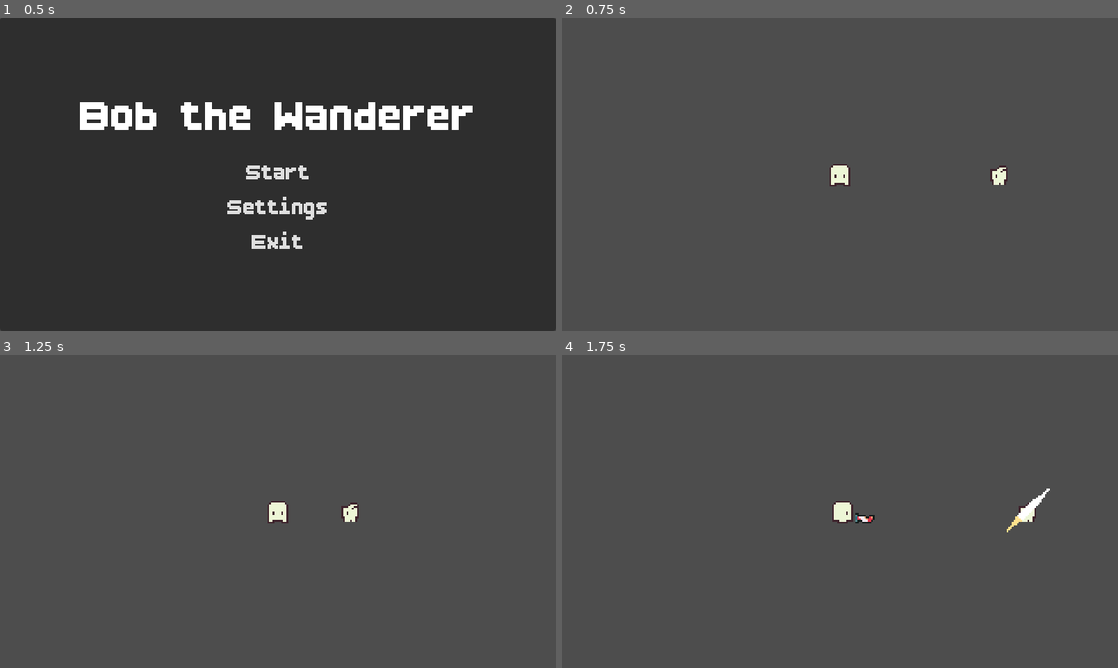
Above: before the commit, frames 1-4 (two rows, left to right).
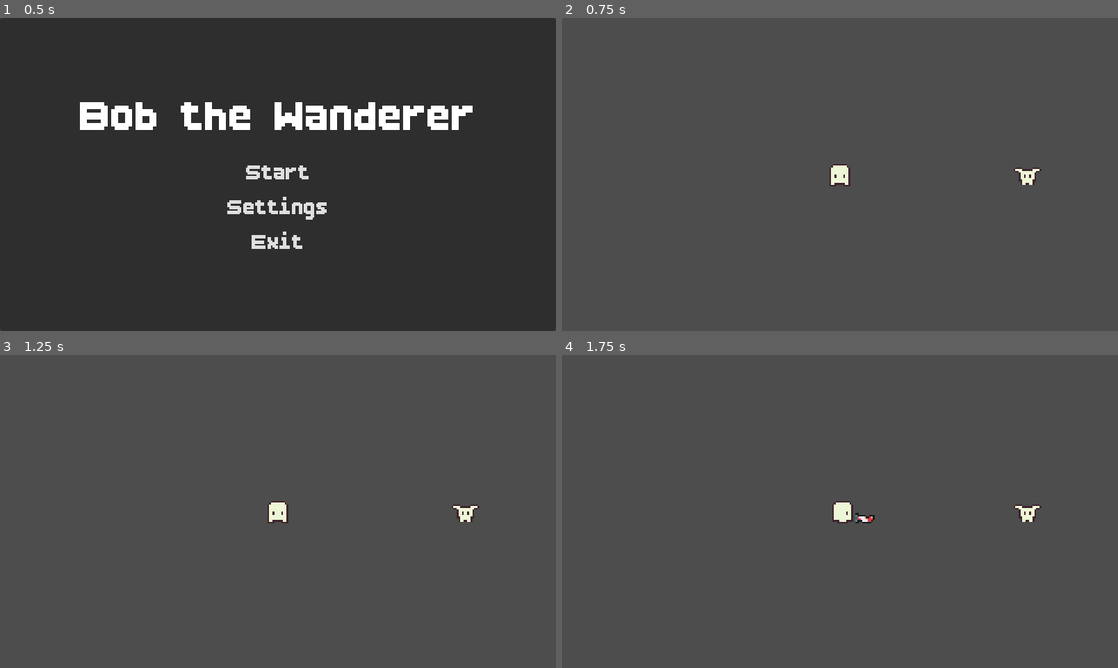
Above: after the commit, the same moments.

Repository: yncynotdev/bob-the-wanderer
Game: Godot game, scene res://main_scene.tscn
Two runs of this game, one before a commit and one after it. Both use one fixed random seed, a clock stepped at 60 frames per second and the inputs below.
Inputs:
- Up to frame 1 (0.5 s): no input
- Up to frame 2 (0.75 s): click "Start" at 0.5 s
- Up to frame 3 (1.25 s): no input
- Up to frame 4 (1.75 s): hold D (right) from 1.28 s (still down); hold Space (attack) from 1.28 s (still down)

Frame 1 is identical in both runs. In frame 2, 0.4% of the frame differs, in the area x 77-87%, y 47-54%; in frame 3, 0.4%; in frame 4, 0.2%.

Commit message:
implement: hit state of enemy

Diff:
--- a/entities/enemy/goblin/goblin.tscn
+++ b/entities/enemy/goblin/goblin.tscn
@@ -195,7 +195,7 @@
 size = Vector2(12, 12)
 
 [sub_resource type="RectangleShape2D" id="RectangleShape2D_qr8xl"]
-size = Vector2(12, 12)
+size = Vector2(16, 12)
 
 [node name="Goblin" unique_id=2147005555 instance=ExtResource("1_p1lxi")]
 status = ExtResource("2_4f7s6")
@@ -208,7 +208,10 @@
 [node name="CollisionShape2D" parent="." index="2" unique_id=475166942]
 shape = SubResource("CapsuleShape2D_qr8xl")
 
-[node name="CollisionShape2D" parent="Hitbox" parent_id_path=PackedInt32Array(1935515335) index="0" unique_id=864603550]
+[node name="Hitbox" parent="." index="3" unique_id=1935515335]
+visible = false
+
+[node name="CollisionShape2D" parent="Hitbox" index="0" unique_id=864603550]
 position = Vector2(0, 1)
 shape = SubResource("RectangleShape2D_iw8sg")
 
--- a/entities/player/script/player.gd
+++ b/entities/player/script/player.gd
@@ -6,6 +6,8 @@
 @onready var health_component = $HealthComponent
 
 @onready var sprite: AnimatedSprite2D = $AnimatedSprite2D
+
+@onready var hurtbox_collision = $Hurtbox/CollisionShape2D
 
 @onready var hurt_sfx: AudioStreamPlayer2D = $HurtSFX
 
@@ -163,9 +165,12 @@
 
 
 func state_hit() -> void:
+	hurtbox_collision.disabled = true
+
 	animation_direction("hit")
 
 	if !is_hit:
+		hurtbox_collision.disabled = false
 		change_state(State.MOVE)
 
 
--- a/shared/enemy/enemy_base.gd
+++ b/shared/enemy/enemy_base.gd
@@ -3,16 +3,23 @@
 
 @export var status: Status
 
+@export var can_knockback: bool = true
 @export var knockback_power: float = 500.0
 
 @onready var health_component = $HealthComponent
 
 @onready var hitbox = $Hitbox
 
+@onready var hurtbox_collision = $Hurtbox/CollisionShape2D
+
 @onready var sprite = $AnimatedSprite2D
+
 @onready var hit_fx = $HitFX
 
 @onready var hurt_sfx: AudioStreamPlayer2D = $HurtSFX
+
+@onready var hurt_duration: Timer = $HurtDuration
+@export var hurt_duration_time: float = 2.0
 
 @onready var player = get_tree().get_first_node_in_group("player")
 
@@ -28,7 +35,7 @@
 
 var is_hit: bool = false
 
-var current_state = State.MOVE
+var current_state = State.IDLE
 
 
 func change_state(new_state: State) -> void:
@@ -65,6 +72,8 @@
 func state_idle() -> void:
 	velocity = Vector2.ZERO
 
+	animation_direction('idle')
+
 	move_and_slide()
 
 	if is_hit:
@@ -84,7 +93,12 @@
 
 
 func state_hit() -> void:
+	hurtbox_collision.disabled = true
+
+	animation_direction('idle')
+
 	if !is_hit:
+		hurtbox_collision.disabled = false
 		change_state(State.MOVE)
 
 
@@ -109,14 +123,22 @@
 
 func _on_hurtbox_area_entered(area: Area2D) -> void:
 	if area is Hitbox:
-		knockback()
+		if can_knockback:
+			knockback()
+		hurt_duration.start(hurt_duration_time)
+
 		is_hit = true
+
 		hit_fx.play('cut')
+		hit_fx.visible = true
+
 		hurt_sfx.play()
-		hit_fx.visible = true
 
 
 func _on_hit_fx_animation_finished() -> void:
 	if hit_fx.animation == 'cut':
-		# hit_fx.visible = false
 		hit_fx.set_deferred("visible", false)
+
+
+func _on_hurt_duration_timeout() -> void:
+	is_hit = false
--- a/shared/enemy/enemy_base.tscn
+++ b/shared/enemy/enemy_base.tscn
@@ -72,9 +72,14 @@
 base_max_health = 20.0
 
 [node name="HurtSFX" parent="." unique_id=79005569 instance=ExtResource("6_rqm84")]
+bus = &"Master"
+
+[node name="HurtDuration" type="Timer" parent="." unique_id=90671822]
+one_shot = true
 
 [connection signal="animation_finished" from="HitFX" to="." method="_on_hit_fx_animation_finished"]
 [connection signal="area_entered" from="Hurtbox" to="." method="_on_hurtbox_area_entered"]
+[connection signal="timeout" from="HurtDuration" to="." method="_on_hurt_duration_timeout"]
 
 [editable path="Hitbox"]
 [editable path="Hurtbox"]
